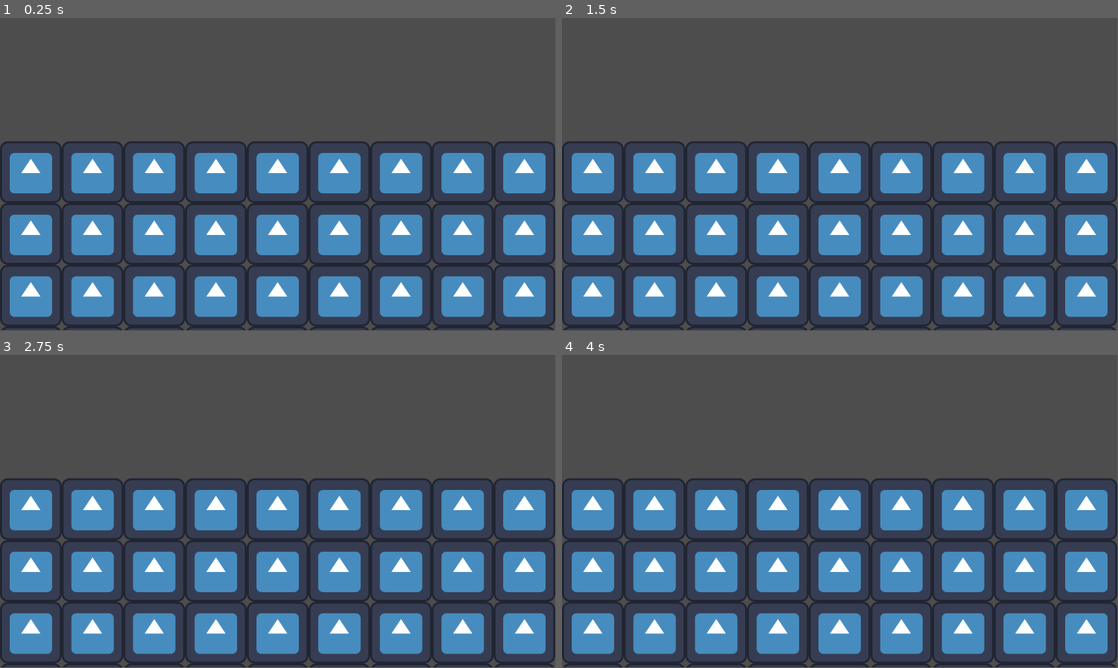
Above: before the commit, frames 1-4 (two rows, left to right).
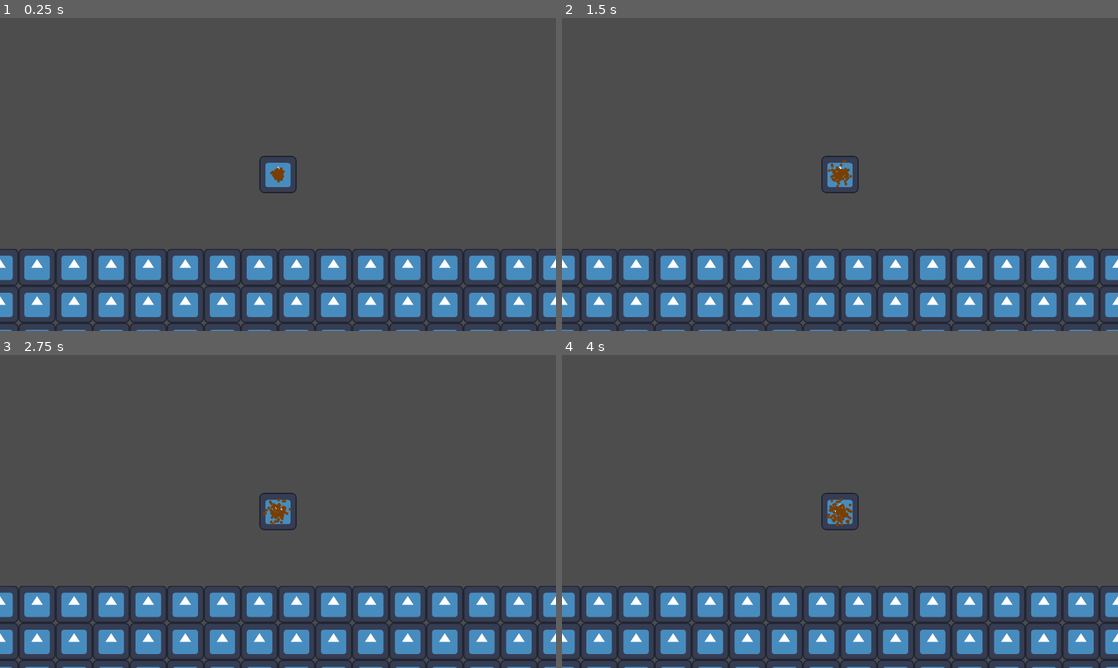
Above: after the commit, the same moments.

Repository: Spiraling-Time/nano-nightmareaaaaaaaaaaaaaaaaa
Game: Godot game, scene res://Game_Stuff/Scenes/world.tscn
Two runs of this game, one before a commit and one after it. Both use one fixed random seed, a clock stepped at 60 frames per second and the inputs below. Before the commit the project has no main scene; this scene is started directly in both runs. The engine's default icon, where the game draws it, is replaced by a stand-in: a white triangle on a blue panel in a dark square.
Inputs:
- Up to frame 1 (0.25 s): no input
- Up to frame 2 (1.5 s): tap Enter at 0.5 s
- Up to frame 3 (2.75 s): tap Space at 2 s
- Up to frame 4 (4 s): no input
The window is 799x449 before the commit and 800x450 after it. Grey fills any space a smaller window leaves; there, only what the larger window draws over its background counts as a difference.

The runs differ from the first frame. In frame 1, 37% of the frame differs, in the area x 0-100%, y 0-100%; in frame 2, 37%; in frame 3, 37%; in frame 4, 37%.

Commit message:
ACTUAL PROGRESS
a working project

Diff:
--- /dev/null
+++ b/Game_Stuff/Code/human_body.gd
@@ -0,0 +1,18 @@
+extends Node2D
+
+
+@onready var torso = $body/torso
+@onready var head = $body/head
+@onready var upper_arm1 = $body/upper_arm1
+@onready var lower_arm1 = $body/lower_arm1
+@onready var upper_arm2 = $body/upper_arm2
+@onready var lower_arm2 = $body/lower_arm2
+@onready var upper_leg1 = $body/upper_leg1
+@onready var lower_leg1 = $body/lower_leg1
+@onready var lower_leg2 = $body/lower_leg2
+
+var distribution: Array = []
+
+func _ready() -> void:
+	#distribution.append(Vector3(torso.position, $body/torso/ColorRect.size.x/2, $body/torso/ColorRect.size.y/2))
+	pass
--- /dev/null
+++ b/Game_Stuff/Code/nanobot.gd
@@ -0,0 +1,43 @@
+extends CharacterBody2D
+
+var nano_type
+var nano_home
+
+var direction = Vector2.ZERO
+
+var speed = 100
+
+var mode = "AWAY"
+
+func _physics_process(delta: float) -> void:
+	if nano_type == "TORSO":
+		if mode == "AWAY":
+			var decide_direction = randi_range(1,8)
+			if decide_direction == 1:
+				direction = Vector2(1,1)
+			if decide_direction == 2:
+				direction = Vector2(-1,1)
+			if decide_direction == 3:
+				direction = Vector2(1,-1)
+			if decide_direction == 4:
+				direction = Vector2(-1,-1)
+			if decide_direction == 5:
+				direction = Vector2(-1,0)
+			if decide_direction == 6:
+				direction = Vector2(1,0)
+			if decide_direction == 7:
+				direction = Vector2(0,-1)
+			if decide_direction == 8:
+				direction = Vector2(0,1)
+		elif mode == "RETURN":
+			var point_towards = nano_home - global_position
+			direction = point_towards.normalized()
+
+
+	velocity = direction * speed
+	move_and_slide()
+	if position.distance_to(nano_home) > 50:
+		mode = "RETURN"
+	if position.distance_to(nano_home) < 10:
+		mode = "AWAY"
+	print(mode)
--- /dev/null
+++ b/Game_Stuff/Code/world.gd
@@ -0,0 +1,27 @@
+extends Node2D
+
+@export var bot = preload("res://Game_Stuff/Scenes/nanobot.tscn")
+
+var number_of_bots = 0
+
+func _ready() -> void:
+	randomize()
+	spawn_bots(100)
+
+func _physics_process(delta: float) -> void:
+	pass
+
+
+func spawn_bots(count: int):
+	for i in count:
+		if number_of_bots < 200:
+			number_of_bots += 1
+			var new_bot = bot.instantiate()
+			if number_of_bots <= 100:
+				new_bot.nano_type = "TORSO"
+				new_bot.nano_home = $human_body/body/torso.position
+				new_bot.position = $human_body/body/torso.position + Vector2(randi_range(-10,10),randi_range(-10,10))
+
+
+
+			add_child(new_bot)
--- /dev/null
+++ b/Game_Stuff/Scenes/human_body.tscn
@@ -0,0 +1,69 @@
+[gd_scene load_steps=2 format=3 uid="uid://bqcy5ertujnu7"]
+
+[ext_resource type="Script" uid="uid://8m5lw8j507tc" path="res://Game_Stuff/Code/human_body.gd" id="1_760ub"]
+
+[node name="human_body" type="Node2D"]
+script = ExtResource("1_760ub")
+
+[node name="body" type="Node2D" parent="."]
+
+[node name="torso" type="Node2D" parent="body"]
+
+[node name="ColorRect" type="ColorRect" parent="body/torso"]
+visible = false
+anchors_preset = 8
+anchor_left = 0.5
+anchor_top = 0.5
+anchor_right = 0.5
+anchor_bottom = 0.5
+offset_left = -72.5
+offset_top = -2.0
+offset_right = 72.5
+offset_bottom = 356.0
+grow_horizontal = 2
+grow_vertical = 2
+color = Color(0, 0, 0, 1)
+
+[node name="head" type="Node2D" parent="body"]
+position = Vector2(-24, -130)
+
+[node name="ColorRect" type="ColorRect" parent="body/head"]
+visible = false
+anchors_preset = 8
+anchor_left = 0.5
+anchor_top = 0.5
+anchor_right = 0.5
+anchor_bottom = 0.5
+offset_left = -57.5
+offset_top = -65.0
+offset_right = 57.5
+offset_bottom = 65.0
+grow_horizontal = 2
+grow_vertical = 2
+color = Color(0, 0, 0, 1)
+
+[node name="upper_arm1" type="Node2D" parent="body"]
+position = Vector2(-88, 110)
+
+[node name="lower_arm1" type="Node2D" parent="body"]
+position = Vector2(-288, 136)
+
+[node name="upper_arm2" type="Node2D" parent="body"]
+position = Vector2(152, 110)
+
+[node name="lower_arm2" type="Node2D" parent="body"]
+position = Vector2(-50, 234)
+
+[node name="upper_leg1" type="Node2D" parent="body"]
+position = Vector2(-118, 448)
+
+[node name="lower_leg1" type="Node2D" parent="body"]
+position = Vector2(-212, 616)
+
+[node name="upper_leg2" type="Node2D" parent="body"]
+position = Vector2(120, 442)
+
+[node name="lower_leg2" type="Node2D" parent="body"]
+position = Vector2(88, 616)
+
+[node name="joints" type="Node2D" parent="."]
--- a/Game_Stuff/Scenes/nanobot.tscn
+++ b/Game_Stuff/Scenes/nanobot.tscn
@@ -1,8 +1,14 @@
-[gd_scene load_steps=2 format=3 uid="uid://dnec5d5cq7ssg"]
+[gd_scene load_steps=3 format=3 uid="uid://dnec5d5cq7ssg"]
 
 [ext_resource type="Texture2D" uid="uid://d0yse5vjgghv8" path="res://Game_Stuff/Assets/Nano Nightmare art.png" id="1_4o2e6"]
+[ext_resource type="Script" uid="uid://d210s1phk7q4w" path="res://Game_Stuff/Code/nanobot.gd" id="1_g41sc"]
 
 [node name="Nanobot" type="CharacterBody2D"]
+collision_layer = 0
+collision_mask = 0
+script = ExtResource("1_g41sc")
 
 [node name="Sprite2D" type="Sprite2D" parent="."]
 texture = ExtResource("1_4o2e6")
+
+[node name="CollisionShape2D" type="CollisionShape2D" parent="."]
--- a/Game_Stuff/Scenes/world.tscn
+++ b/Game_Stuff/Scenes/world.tscn
@@ -1,6 +1,9 @@
-[gd_scene load_steps=4 format=4 uid="uid://dxerlijo04el8"]
+[gd_scene load_steps=7 format=4 uid="uid://dxerlijo04el8"]
 
 [ext_resource type="Texture2D" uid="uid://cgijc0wr0jvt1" path="res://Game_Stuff/Assets/icon.svg" id="1_oeug3"]
+[ext_resource type="Script" uid="uid://cndfe8p3pnnfc" path="res://Game_Stuff/Code/world.gd" id="1_yy1qi"]
+[ext_resource type="PackedScene" uid="uid://bqcy5ertujnu7" path="res://Game_Stuff/Scenes/human_body.tscn" id="2_th3ow"]
+[ext_resource type="PackedScene" uid="uid://ckfp17b5mt727" path="res://Game_Stuff/Scenes/player.tscn" id="2_yp3uo"]
 
 [sub_resource type="TileSetAtlasSource" id="TileSetAtlasSource_th3ow"]
 texture = ExtResource("1_oeug3")
@@ -14,7 +17,16 @@
 sources/0 = SubResource("TileSetAtlasSource_th3ow")
 
 [node name="World" type="Node2D"]
+script = ExtResource("1_yy1qi")
+
+[node name="player" parent="." instance=ExtResource("2_yp3uo")]
+
+[node name="Camera2D" type="Camera2D" parent="player"]
 
 [node name="TileMapLayer" type="TileMapLayer" parent="."]
 tile_map_data = PackedByteArray("AADu/wIAAAAAAAAAAADu/wMAAAAAAAAAAADu/wQAAAAAAAAAAADu/wUAAAAAAAAAAADu/wYAAAAAAAAAAADu/w …(25168 unchanged characters)…
 tile_set = SubResource("TileSet_1x38p")
+
+[node name="human_body" parent="." instance=ExtResource("2_th3ow")]
+
+[editable path="human_body"]
--- a/project.godot
+++ b/project.godot
@@ -11,8 +11,15 @@
 [application]
 
 config/name="Nano-Nightmare"
+run/main_scene="uid://dxerlijo04el8"
 config/features=PackedStringArray("4.4", "Mobile")
 config/icon="res://Game_Stuff/Assets/icon.svg"
+
+[display]
+
+window/size/viewport_width=1920
+window/size/viewport_height=1080
+window/stretch/mode="viewport"
 
 [editor_plugins]
 
Not shown, added: Game_Stuff/Code/human_body.gd.uid
Not shown, added: Game_Stuff/Code/nanobot.gd.uid
Not shown, added: Game_Stuff/Code/world.gd.uid
Not shown, changed: addons/godot_super-wakatime/decompressor.gd.uid
Not shown, changed: addons/godot_super-wakatime/godot_super-wakatime.gd
Not shown, changed: addons/godot_super-wakatime/godot_super-wakatime.gd.uid
Not shown, changed: addons/godot_super-wakatime/heartbeat.gd.uid
Not shown, changed: addons/godot_super-wakatime/utils.gd.uid
Not shown, changed: addons/godot_super-wakatime/README.md
